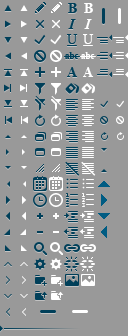
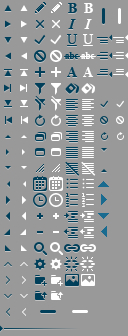
Layers edited between the first and the second w=128, h=336 image:
painted on "callout left" over box(101, 226, 107, 238)
painted on "callout bottom" over box(98, 213, 110, 219)
painted on "callout right" over box(101, 194, 107, 206)
painted on "callout top" over box(98, 181, 110, 187)
